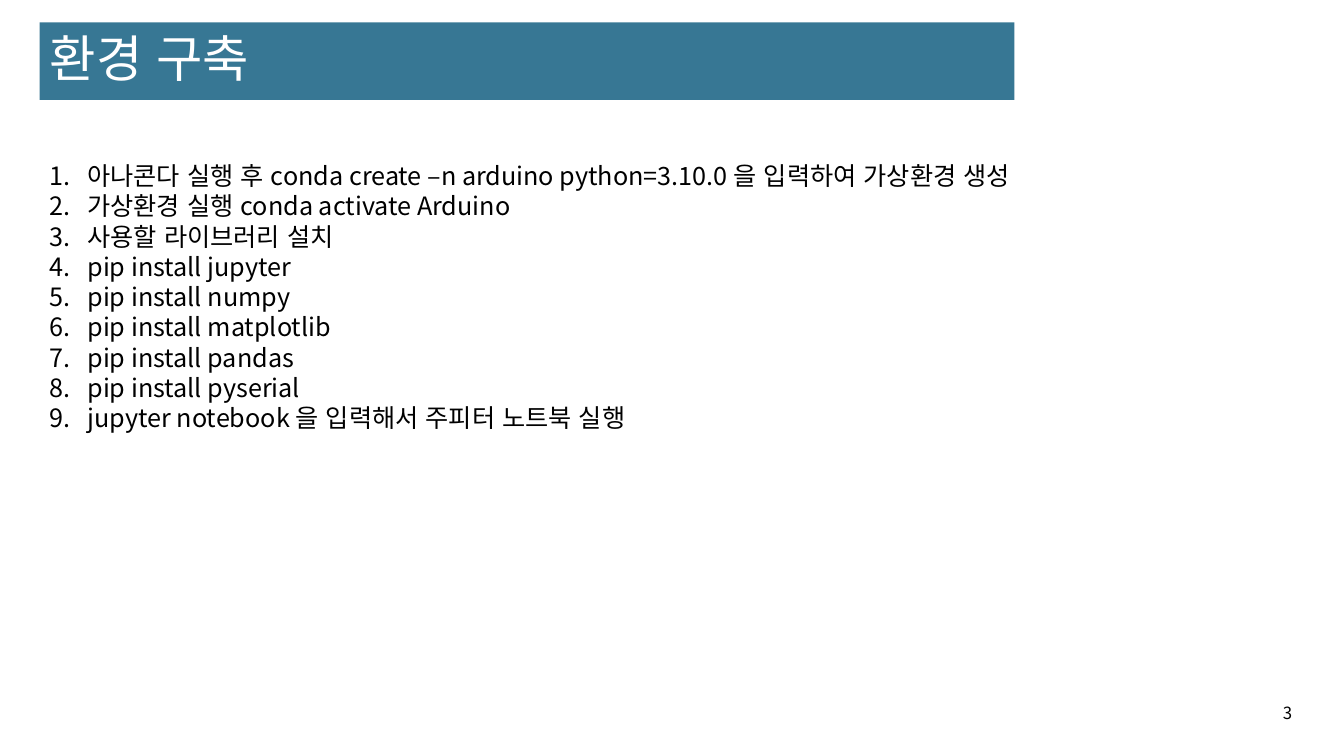
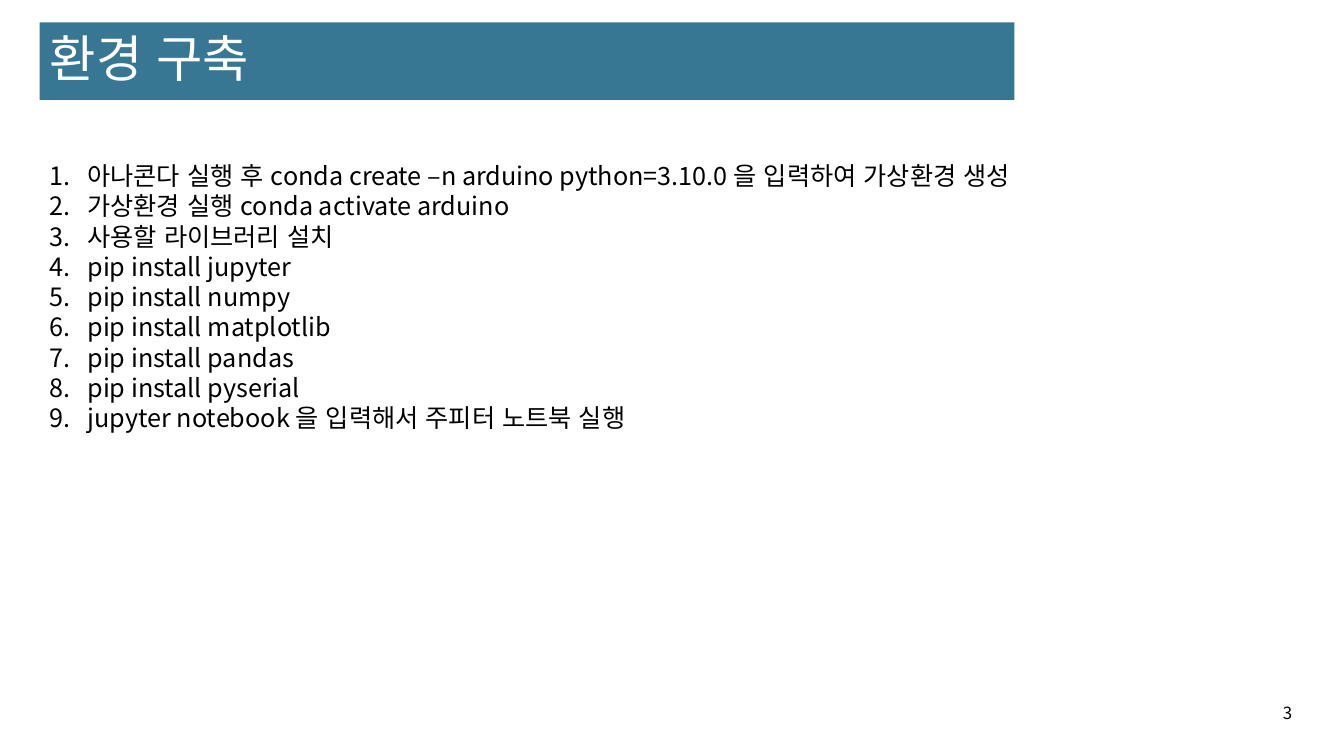
Before and after one commit to ahndaeyeong/-, a slide deck: slide 3 of day3/미리가는 연구실(07.24).pptx. Drawn at 1344x756 pixels with LibreOffice and Linux fonts; fonts in the diff are those of the drawing. Boxes give left, top, right and bottom in pixels: in the first picture for what was removed or moved away, otherwise in the second. Text is boxed around its words. In the diff, an @@ line names an element or a change of style, - is before the commit and + after.

```diff
--- a/day3/미리가는 연구실(07.24).pptx
+++ b/day3/미리가는 연구실(07.24).pptx
@@ text at <box>87,194,509,217</box>: text changed @@
-2. 가상환경 실행 conda activate Arduino
+2. 가상환경 실행 conda activate arduino
```
